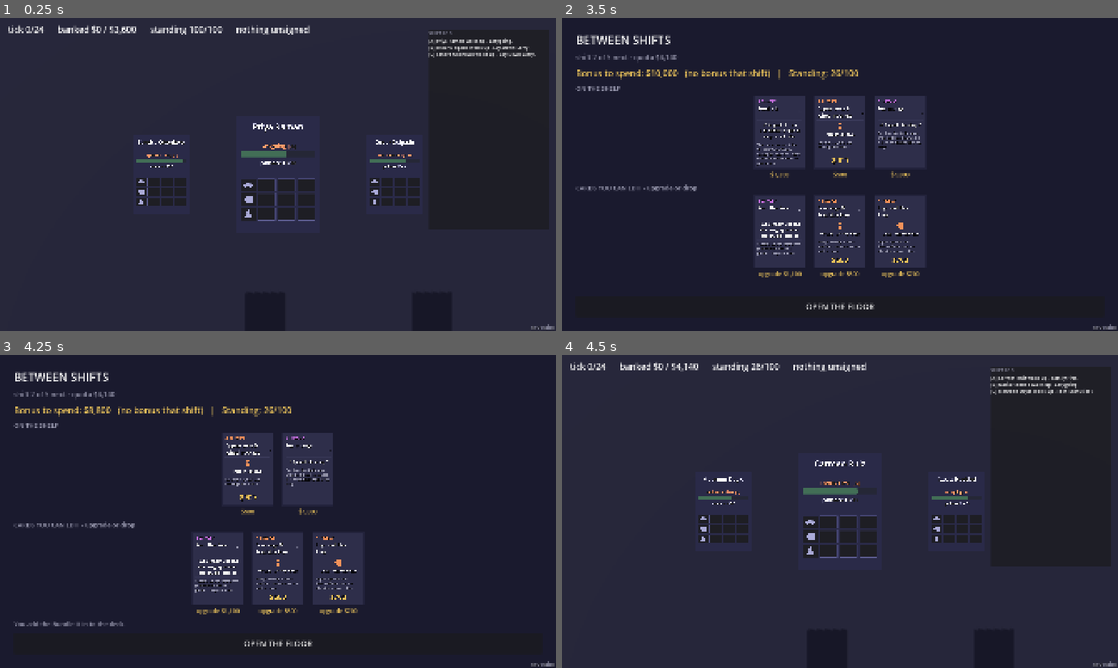
Above: before the commit, frames 1-4 (two rows, left to right).
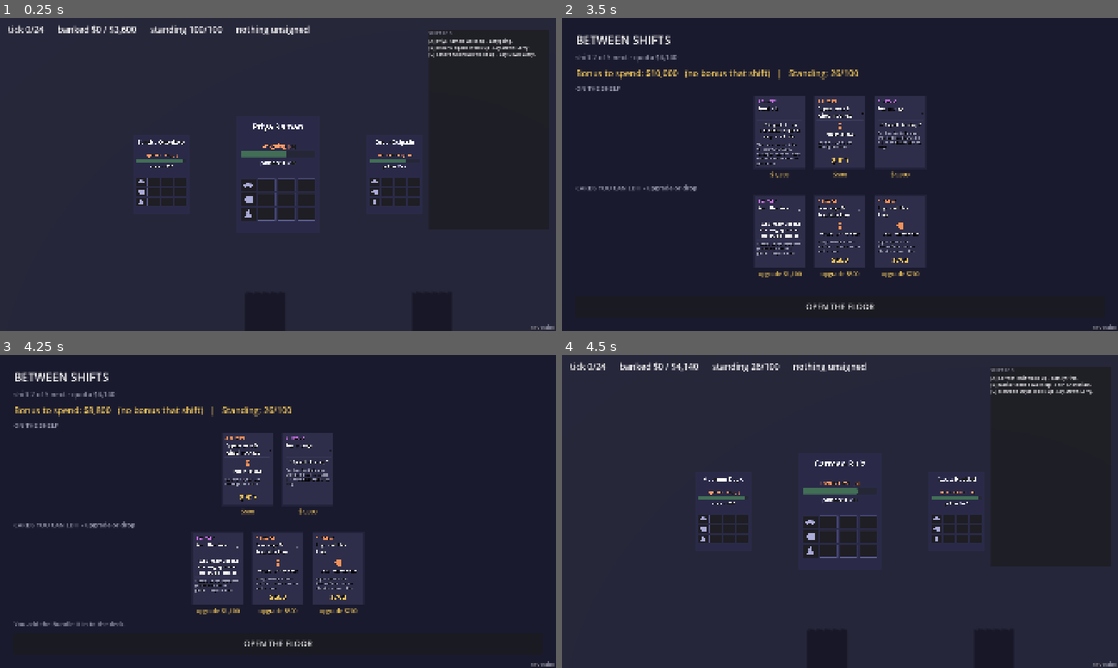
Above: after the commit, the same moments.

Repository: Painkills/RogueDealership
Game: Godot game, scene res://scenes/run.tscn
The game is run twice, just before and just after one commit, with the same random seed, the same clock (stepped at 60 frames per second) and the same inputs.
Inputs (mouse positions are in pixels of both pictures, inside the frame that each line leads up to):
- Up to frame 1 (0.25 s): no input
- Up to frame 2 (3.5 s): click (589, 30) at 0.5 s; click (589, 30) at 1.25 s; click "Continue" at 2 s; click (840, 58) at 2.75 s
- Up to frame 3 (4.25 s): click (216, 467) at 3.52 s
- Up to frame 4 (4.5 s): click "OPEN THE FLOOR" at 4.25 s

Frames 1-3 are identical in both runs. In frame 4, 0.2% of the frame differs, in the area x 26-96%, y 8-48%.

Commit message:
fix(model): Budget Hawk reacts to placement, not the ask; jitter action cadence
Hawk's "shops you" demand used OnOffer, so an off-list product only drew
his complaint once you formally asked - a whole extra step of silence
after the moment that should have set him off. New OnPlace trigger
fires the instant a product lands on the table (Shift.place(), same
rank check OnOffer already used at offer time), and hawk.tres now
carries it instead. Tell text shortened to fit the detail card's fixed
budget once "placed" pushed the worst-case customer over it.

Also: an Every-triggered action's cadence counter (Shift._spawn()) now
starts jittered by up to ShiftConfig.action_cadence_jitter_ticks instead
of always at 0, so two customers of the same archetype don't both open
their first demand on the identical tick after sitting down. Only the
first firing shifts - every one after it keeps the action's own exact
cadence. Every existing test's _shift() helper pins this to 0 alongside
the existing patience_jitter=0, for the same determinism reason.

Co-Authored-By: Claude Sonnet 5 <noreply@anthropic.com>

Diff:
--- a/game/data/archetypes/hawk.tres
+++ b/game/data/archetypes/hawk.tres
@@ -3,7 +3,7 @@
 [ext_resource type="Script" uid="uid://cp8pd650f65g2" path="res://scripts/model/data/customer_action.gd" id="1_bckoi"]
 [ext_resource type="Script" uid="uid://c51pnf18p6dao" path="res://scripts/model/effects/effect.gd" id="2_p84xo"]
 [ext_resource type="Script" uid="uid://b1upehclt1a48" path="res://scripts/model/effects/raise_demand.gd" id="3_kyjyw"]
-[ext_resource type="Script" uid="uid://cmdm111esqe20" path="res://scripts/model/triggers/on_offer.gd" id="4_qdd1g"]
+[ext_resource type="Script" path="res://scripts/model/triggers/on_place.gd" id="4_qdd1g"]
 [ext_resource type="Script" uid="uid://bq4wasxd04xie" path="res://scripts/model/data/interest.gd" id="5_jnbft"]
 [ext_resource type="Resource" path="res://data/interests/status.tres" id="6_pq1hs"]
 [ext_resource type="Resource" path="res://data/interests/power.tres" id="7_bj5p4"]
@@ -19,13 +19,12 @@
 [sub_resource type="Resource" id="Resource_2de4h"]
 script = ExtResource("4_qdd1g")
 rank_worse_than = 3
-metadata/_custom_type_script = "uid://cmdm111esqe20"
 
 [sub_resource type="Resource" id="Resource_xslj5"]
 script = ExtResource("1_bckoi")
 id = &"shops_you"
 display_name = "Tells you what the other guy quoted"
-tell = "Products below his top 3 will require a concession."
+tell = "Any product outside his top 3 draws a concession demand, or he sweeps it."
 dialogue_tags = Array[StringName]([&"demand_better_quote"])
 trigger = SubResource("Resource_2de4h")
 effects = Array[ExtResource("2_p84xo")]([SubResource("Resource_vwsqn")])
--- a/game/scripts/model/data/demand.gd
+++ b/game/scripts/model/data/demand.gd
@@ -7,7 +7,7 @@
 ##   c. what it costs to ignore  -> effects
 ##
 ## Raised by the RaiseDemand effect hung on an ordinary CustomerAction, so the
-## existing trigger vocabulary (Every, PatienceBelow, OnOffer, OnSale) decides
+## existing trigger vocabulary (Every, PatienceBelow, OnOffer, OnPlace, OnSale) decides
 ## WHEN a customer asks and this decides what the asking means. No new trigger
 ## plumbing, and a new demand is a .tres like everything else.
 ##
--- a/game/scripts/model/shift.gd
+++ b/game/scripts/model/shift.gd
@@ -276,6 +276,16 @@
 		Customer.make_ranks(arch, interests, rng, cfg.prior_slip),
 		start, top, cfg.as_dict(), interests)
 
+	# Every-triggered actions start their cadence counter jittered, not at a
+	# clean 0, so this customer's first demand does not land on the exact same
+	# tick every other one of their archetype's ever has - see fire()'s "every"
+	# branch, which reads this as "when it last fired" and never touches it
+	# again until the action actually does.
+	for act in arch.actions:
+		if act.trigger is Every:
+			c.action_state[act.id] = rng.randi_range(
+				-cfg.action_cadence_jitter_ticks, cfg.action_cadence_jitter_ticks)
+
 	if arch.demands_category:
 		c.demands_category = interests.by_id(c.top_interest_id()).category.id
 		c.known_top_category = c.demands_category      # they say so, loudly
@@ -542,11 +552,17 @@
 			% [c.display_name, inst.card.display_name])
 
 	var product := inst.card as ProductCardDef
-	c.offer = Offer.new(inst, c.appeal_for(product.interest.id), inst.margin())
+	var iid: StringName = product.interest.id
+	var rank: int = int(c.ranks[iid])
+	c.offer = Offer.new(inst, c.appeal_for(iid), inst.margin())
 	var band := band_for(c.line - c.offer.appeal)
 	hand.remove_at(index)
 	stat["places"] = int(stat["places"]) + 1
 	_draw_up()
+	# Placing teaches nothing the player can see - rank stays hidden, unlike
+	# offer()'s known_ranks reveal - but an archetype can still react to it
+	# internally, the same way OnOffer already reacts to a rank you never see.
+	fire(&"on_place", c, {"rank": rank})
 	_demand_saw(c, DemandResolve.PLACE, {"product": product})
 	_burn(cfg.place_ticks, "place")
 	return Result.new(true, "You put the %s in front of %s."
@@ -986,6 +1002,8 @@
 func _trigger_name(t: Trigger) -> StringName:
 	if t is OnOffer:
 		return &"on_offer"
+	if t is OnPlace:
+		return &"on_place"
 	if t is OnSale:
 		return &"on_sale"
 	if t is Every:
--- a/game/scripts/model/shift_config.gd
+++ b/game/scripts/model/shift_config.gd
@@ -88,6 +88,13 @@
 ## lose. Guesses, and the first numbers to reach for if the floor feels frantic
 ## rather than busy.
 @export var demand_cooldown_ticks: int = 4
+## An Every-triggered action's cadence counter starts jittered by up to this
+## many ticks either way instead of always at 0, so two customers of the same
+## archetype do not both open their first demand on the exact same tick after
+## sitting down - only the FIRST firing shifts; every one after it keeps the
+## action's own exact cadence, the same self-correcting jitter patience_jitter
+## already uses below.
+@export var action_cadence_jitter_ticks: int = 2
 
 @export var prior_slip: float = 0.2
 @export var unique_archetypes_on_floor: bool = true
--- /dev/null
+++ b/game/scripts/model/triggers/on_place.gd
@@ -0,0 +1,15 @@
+class_name OnPlace extends Trigger
+## Fires the moment a product lands on the table - before you ever ask for
+## the business. Placing is free in ticks, but showing them something off
+## their list is not free in patience: this is what makes that cost real,
+## rather than waiting until you formally offer to find out.
+
+@export var rank_worse_than: int = 0   ## 0 = any rank
+
+func matches(ctx: EffectContext) -> bool:
+	return rank_worse_than <= 0 or ctx.rank > rank_worse_than
+
+func describe() -> String:
+	if rank_worse_than > 0:
+		return "any product placed outside their top %d" % rank_worse_than
+	return "any product placed"
--- a/game/tests/test_actions.gd
+++ b/game/tests/test_actions.gd
@@ -14,6 +14,7 @@
 func _shift(floor_ids: Array, overrides: Dictionary = {}) -> Shift:
 	var cfg: ShiftConfig = (load("res://data/shift_config.tres") as ShiftConfig).duplicate()
 	cfg.patience_jitter = 0
+	cfg.action_cadence_jitter_ticks = 0
 	cfg.prior_slip = 0.0
 	cfg.arrival_patience_min_fraction = 1.0
 	for k in overrides:
@@ -35,10 +36,9 @@
 		n += 1
 
 ## Ranks `iid` dead last (worst possible). Used against the Hawk, whose
-## OnOffer trigger is a live balance knob - it may currently gate on how
-## SHORT an offer falls or on how bad its RANK is (or both, or neither).
-## Worst-on-both is the one setup that fires his demand no matter which
-## dimension the trigger is tuned to read.
+## OnPlace trigger gates on how bad the placed product's RANK is - a live
+## balance knob, currently rank_worse_than. Worst-possible is the one setup
+## that fires his demand no matter where that knob is currently set.
 func _rank_worst(c: Customer, iid: StringName) -> void:
 	var order: Array = NINE.duplicate()
 	order.erase(iid)
@@ -68,7 +68,7 @@
 	return s.chairs[chair]
 
 # ------------------------------------------------------------- Budget Hawk
-func test_the_hawk_shops_you_the_moment_an_offer_falls_short() -> void:
+func test_the_hawk_shops_you_the_moment_you_place_something_off_his_list() -> void:
 	var s := _shift([&"hawk"])
 	var c := _sat_a_while(s)
 	# See test_the_hawk_shops_you_according_to_his_own_trigger for the version
@@ -76,10 +76,11 @@
 	# needs a scenario guaranteed to fire it, whatever it's tuned to.
 	_rank_worst(c, &"reliability")
 	_hand(s, [&"vsc"])
-	s.place(0)
 	h.check("nothing to complain about yet", c.demand == null)
-	s.offer()
-	h.check("the worst possible offer gets him shopping", c.demand != null)
+	s.place(0)
+	h.check("the worst possible placement gets him shopping - before you have",
+		c.demand != null)
+	h.check("even asked", not s.chairs[s.at].offer.revealed)
 	h.eq("by name", c.demand.id, &"better_quote")
 	h.check("and he does not wait long", c.demand.ticks > 0)
 
@@ -89,7 +90,6 @@
 	_rank_worst(c, &"reliability")
 	_hand(s, [&"vsc"])
 	s.place(0)
-	s.offer()
 	h.check("he is shopping you", c.demand != null)
 	var discarded: int = s.discard.size()
 	# Dig (no concession) until the fuse runs out on its own, whatever length
@@ -110,20 +110,19 @@
 	_rank_worst(c, &"reliability")
 	_hand(s, [&"vsc", &"discount"])
 	s.place(0)
-	s.offer()
 	h.check("he is shopping you", c.demand != null)
 	s.play_card(_index_of(s, &"discount"))
 	h.check("money off answers him", c.demand == null)
 	h.check("and your product stays where it is", c.offer != null)
 
 func test_the_hawk_shops_you_according_to_his_own_trigger() -> void:
-	## His trigger config (short_at / rank_worse_than) is a live balance knob -
-	## already retuned twice in one afternoon while this suite was being
-	## audited. Rather than this test assuming one specific configuration,
-	## build the same rank/short pair the model computes, ask his own
-	## OnOffer.matches() what SHOULD happen, and confirm the shift agrees -
-	## so whatever the trigger is dialed to right now, this keeps testing
-	## "the trigger decides, and the shift obeys it" rather than a snapshot.
+	## His trigger config (rank_worse_than) is a live balance knob - already
+	## retuned more than once while this suite was being audited. Rather than
+	## this test assuming one specific configuration, build the same rank the
+	## model computes, ask his own OnPlace.matches() what SHOULD happen, and
+	## confirm the shift agrees - so whatever the trigger is dialed to right
+	## now, this keeps testing "the trigger decides, and the shift obeys it"
+	## rather than a snapshot.
 	var hawk_arch := (load("res://data/archetype_pool.tres") as ArchetypePool).by_id(&"hawk")
 	var trigger := hawk_arch.actions[0].trigger
 
@@ -136,18 +135,14 @@
 				others.append(iid)
 		_rank(c, others.slice(0, rank - 1) + [&"reliability"])
 		_hand(s, [&"vsc"])
-		s.place(0)
-		var appeal := c.appeal_for(&"reliability")
-		var short: int = maxi(0, c.line - appeal)
 
 		var probe := EffectContext.new()
 		probe.rank = rank
-		probe.short = short
 		var should_demand: bool = trigger.matches(probe)
 
-		s.offer()
-		h.eq("rank %d (%d short): the trigger's own verdict matches what happened"
-			% [rank, short], c.demand != null, should_demand)
+		s.place(0)
+		h.eq("rank %d: the trigger's own verdict matches what happened"
+			% rank, c.demand != null, should_demand)
 
 # -------------------------------------------------------------- Tire Kicker
 ## The cadence itself (how many ticks the Kicker waits before speaking up) is
--- a/game/tests/test_architecture.gd
+++ b/game/tests/test_architecture.gd
@@ -63,6 +63,7 @@
 	## put on a Resource, the second shift would inherit the first one's.
 	var cfg: ShiftConfig = (load("res://data/shift_config.tres") as ShiftConfig).duplicate()
 	cfg.patience_jitter = 0
+	cfg.action_cadence_jitter_ticks = 0
 	cfg.prior_slip = 0.0
 	var interests := load("res://data/interests/interest_pool.tres")
 	var cards := load("res://data/card_pool.tres")
--- a/game/tests/test_combo.gd
+++ b/game/tests/test_combo.gd
@@ -9,6 +9,7 @@
 func _shift(floor_ids: Array, overrides: Dictionary = {}) -> Shift:
 	var cfg: ShiftConfig = (load("res://data/shift_config.tres") as ShiftConfig).duplicate()
 	cfg.patience_jitter = 0
+	cfg.action_cadence_jitter_ticks = 0
 	cfg.prior_slip = 0.0
 	cfg.arrival_patience_min_fraction = 1.0
 	for k in overrides:
--- a/game/tests/test_commands.gd
+++ b/game/tests/test_commands.gd
@@ -7,6 +7,7 @@
 func _shift(floor_ids: Array, overrides: Dictionary = {}) -> Shift:
 	var cfg: ShiftConfig = (load("res://data/shift_config.tres") as ShiftConfig).duplicate()
 	cfg.patience_jitter = 0
+	cfg.action_cadence_jitter_ticks = 0
 	cfg.prior_slip = 0.0
 	cfg.arrival_patience_min_fraction = 1.0
 	for k in overrides:
--- a/game/tests/test_demands.gd
+++ b/game/tests/test_demands.gd
@@ -7,6 +7,7 @@
 func _cfg(overrides: Dictionary = {}) -> ShiftConfig:
 	var cfg: ShiftConfig = (load("res://data/shift_config.tres") as ShiftConfig).duplicate()
 	cfg.patience_jitter = 0
+	cfg.action_cadence_jitter_ticks = 0
 	cfg.prior_slip = 0.0
 	cfg.arrival_patience_min_fraction = 1.0
 	for k in overrides:
--- a/game/tests/test_dialogue.gd
+++ b/game/tests/test_dialogue.gd
@@ -13,6 +13,7 @@
 func _shift(floor_ids: Array, overrides: Dictionary = {}) -> Shift:
 	var cfg: ShiftConfig = (load("res://data/shift_config.tres") as ShiftConfig).duplicate()
 	cfg.patience_jitter = 0
+	cfg.action_cadence_jitter_ticks = 0
 	cfg.prior_slip = 0.0
 	cfg.arrival_patience_min_fraction = 1.0
 	for k in overrides:
@@ -307,6 +308,7 @@
 func test_a_shift_with_no_dialogue_pool_still_logs_every_card() -> void:
 	var cfg: ShiftConfig = (load("res://data/shift_config.tres") as ShiftConfig).duplicate()
 	cfg.patience_jitter = 0
+	cfg.action_cadence_jitter_ticks = 0
 	cfg.prior_slip = 0.0
 	cfg.arrival_patience_min_fraction = 1.0
 	var s := Shift.new(cfg,
--- a/game/tests/test_interest_grid.gd
+++ b/game/tests/test_interest_grid.gd
@@ -20,6 +20,7 @@
 func _shift(floor_ids: Array) -> Shift:
 	var cfg: ShiftConfig = (load("res://data/shift_config.tres") as ShiftConfig).duplicate()
 	cfg.patience_jitter = 0
+	cfg.action_cadence_jitter_ticks = 0
 	cfg.prior_slip = 0.0
 	cfg.arrival_patience_min_fraction = 1.0
 	return Shift.new(cfg, _pool(), load("res://data/card_pool.tres"),
--- a/game/tests/test_report.gd
+++ b/game/tests/test_report.gd
@@ -4,6 +4,7 @@
 func _shift(floor_ids: Array, overrides: Dictionary = {}) -> Shift:
 	var cfg: ShiftConfig = (load("res://data/shift_config.tres") as ShiftConfig).duplicate()
 	cfg.patience_jitter = 0
+	cfg.action_cadence_jitter_ticks = 0
 	cfg.prior_slip = 0.0
 	cfg.arrival_patience_min_fraction = 1.0
 	for k in overrides:
--- a/game/tests/test_sale_streak.gd
+++ b/game/tests/test_sale_streak.gd
@@ -10,6 +10,7 @@
 func _shift(floor_ids: Array, overrides: Dictionary = {}) -> Shift:
 	var cfg: ShiftConfig = (load("res://data/shift_config.tres") as ShiftConfig).duplicate()
 	cfg.patience_jitter = 0
+	cfg.action_cadence_jitter_ticks = 0
 	cfg.prior_slip = 0.0
 	cfg.arrival_patience_min_fraction = 1.0
 	for k in overrides:
@@ -77,6 +78,7 @@
 func test_a_shift_can_start_mid_streak_carried_in_from_the_run() -> void:
 	var cfg: ShiftConfig = (load("res://data/shift_config.tres") as ShiftConfig).duplicate()
 	cfg.patience_jitter = 0
+	cfg.action_cadence_jitter_ticks = 0
 	cfg.prior_slip = 0.0
 	cfg.arrival_patience_min_fraction = 1.0
 	var s := Shift.new(cfg, load("res://data/interests/interest_pool.tres"),
--- a/game/tests/test_shift_clock.gd
+++ b/game/tests/test_shift_clock.gd
@@ -4,6 +4,7 @@
 func _shift(floor_ids: Array, overrides: Dictionary = {}) -> Shift:
 	var cfg: ShiftConfig = (load("res://data/shift_config.tres") as ShiftConfig).duplicate()
 	cfg.patience_jitter = 0
+	cfg.action_cadence_jitter_ticks = 0
 	cfg.prior_slip = 0.0
 	cfg.arrival_patience_min_fraction = 1.0
 	for k in overrides:
@@ -119,6 +120,7 @@
 func _seeded(seed_value: int, overrides: Dictionary = {}) -> Shift:
 	var cfg: ShiftConfig = (load("res://data/shift_config.tres") as ShiftConfig).duplicate()
 	cfg.patience_jitter = 0
+	cfg.action_cadence_jitter_ticks = 0
 	cfg.prior_slip = 0.0
 	cfg.arrival_patience_min_fraction = 1.0
 	for k in overrides:
@@ -195,6 +197,7 @@
 			support_only.add(c)
 	var cfg: ShiftConfig = (load("res://data/shift_config.tres") as ShiftConfig).duplicate()
 	cfg.patience_jitter = 0
+	cfg.action_cadence_jitter_ticks = 0
 	cfg.prior_slip = 0.0
 	var s := Shift.new(cfg,
 		load("res://data/interests/interest_pool.tres"), pool,
@@ -230,6 +233,7 @@
 	for s in range(40):
 		var cfg: ShiftConfig = (load("res://data/shift_config.tres") as ShiftConfig).duplicate()
 		cfg.patience_jitter = 0
+		cfg.action_cadence_jitter_ticks = 0
 		cfg.prior_slip = 0.0
 		cfg.arrival_patience_min_fraction = 0.6
 		var sh := Shift.new(cfg,
@@ -245,6 +249,41 @@
 			partial += 1
 	h.check("some arrive partway to the door (%d/40)" % partial, partial > 0)
 
+func test_every_triggered_actions_start_their_cadence_jittered() -> void:
+	## Karen's "manager" action carries an Every trigger - the one action_state
+	## entry _spawn() seeds up front, before anything has ever fired. Without
+	## jitter this always starts at exactly 0, so every Karen on every seed
+	## opens her demand on the identical tick after sitting down.
+	var saw_nonzero := false
+	for s in range(40):
+		var cfg: ShiftConfig = (load("res://data/shift_config.tres") as ShiftConfig).duplicate()
+		cfg.patience_jitter = 0
+		cfg.action_cadence_jitter_ticks = 3
+		cfg.prior_slip = 0.0
+		cfg.arrival_patience_min_fraction = 1.0
+		var sh := Shift.new(cfg,
+			load("res://data/interests/interest_pool.tres"),
+			load("res://data/card_pool.tres"),
+			load("res://data/archetype_pool.tres"),
+			s, [&"karen"])
+		var c = sh.chairs[0]
+		h.check("seed %d: seeded before anything fired" % s,
+			c.action_state.has(&"manager"))
+		var v: int = int(c.action_state[&"manager"])
+		h.check("seed %d: within the configured jitter (%d)" % [s, v],
+			v >= -3 and v <= 3)
+		if v != 0:
+			saw_nonzero = true
+	h.check("and it is not always exactly 0", saw_nonzero)
+
+func test_zero_jitter_still_starts_the_cadence_at_exactly_0() -> void:
+	## The knob's off position - existing exact-tick assertions elsewhere in
+	## the suite depend on this staying true.
+	var s := _shift([&"karen"], {"action_cadence_jitter_ticks": 0})
+	var c = s.chairs[0]
+	h.eq("no jitter means the old deterministic 0",
+		int(c.action_state[&"manager"]), 0)
+
 func test_the_karen_announces_the_category_she_came_for() -> void:
 	var s := _shift([&"karen"])
 	var c: Customer = s.chairs[0]
--- a/game/tests/test_triggers.gd
+++ b/game/tests/test_triggers.gd
@@ -22,6 +22,19 @@
 func test_on_offer_with_no_filters_always_fires() -> void:
 	var t := OnOffer.new()
 	h.check("unfiltered means every offer", t.matches(EffectContext.new()))
+
+func test_on_place_can_filter_by_how_badly_they_rank_it() -> void:
+	var t := OnPlace.new()
+	t.rank_worse_than = 3
+	var ctx := EffectContext.new()
+	ctx.rank = 3
+	h.check("inside their top three is fine", not t.matches(ctx))
+	ctx.rank = 4
+	h.check("below it is not", t.matches(ctx))
+
+func test_on_place_with_no_filter_always_fires() -> void:
+	h.check("unfiltered means every placement",
+		OnPlace.new().matches(EffectContext.new()))
 
 func test_on_sale_can_require_a_bullseye() -> void:
 	var t := OnSale.new()
@@ -51,6 +64,6 @@
 	h.check("says how often", t.describe().contains("5"))
 
 func test_every_trigger_type_describes_itself() -> void:
-	for t in [OnOffer.new(), OnSale.new(), Every.new(), PatienceBelow.new()]:
+	for t in [OnOffer.new(), OnPlace.new(), OnSale.new(), Every.new(), PatienceBelow.new()]:
 		h.check("%s describes itself" % t.get_script().resource_path.get_file(),
 			t.describe().strip_edges() != "")
--- a/game/tests/test_view_seam.gd
+++ b/game/tests/test_view_seam.gd
@@ -10,6 +10,7 @@
 func _shift(forced: Array = [&"easygoing"]) -> Shift:
 	var cfg: ShiftConfig = load("res://data/shift_config.tres").duplicate()
 	cfg.patience_jitter = 0
+	cfg.action_cadence_jitter_ticks = 0
 	cfg.prior_slip = 0.0
 	return Shift.new(cfg,
 		load("res://data/interests/interest_pool.tres"),
--- a/game/tests/test_view_wiring.gd
+++ b/game/tests/test_view_wiring.gd
@@ -4,6 +4,7 @@
 func _shift() -> Shift:
 	var cfg: ShiftConfig = load("res://data/shift_config.tres").duplicate()
 	cfg.patience_jitter = 0
+	cfg.action_cadence_jitter_ticks = 0
 	cfg.prior_slip = 0.0
 	return Shift.new(cfg,
 		load("res://data/interests/interest_pool.tres"),
@@ -49,6 +50,7 @@
 func _shift2_karen() -> Shift:
 	var cfg: ShiftConfig = load("res://data/shift_config.tres").duplicate()
 	cfg.patience_jitter = 0
+	cfg.action_cadence_jitter_ticks = 0
 	cfg.prior_slip = 0.0
 	return Shift.new(cfg,
 		load("res://data/interests/interest_pool.tres"),
Not shown, added: game/scripts/model/triggers/on_place.gd.uid
Not shown, added: game/tools/describe_archetypes.gd.uid
